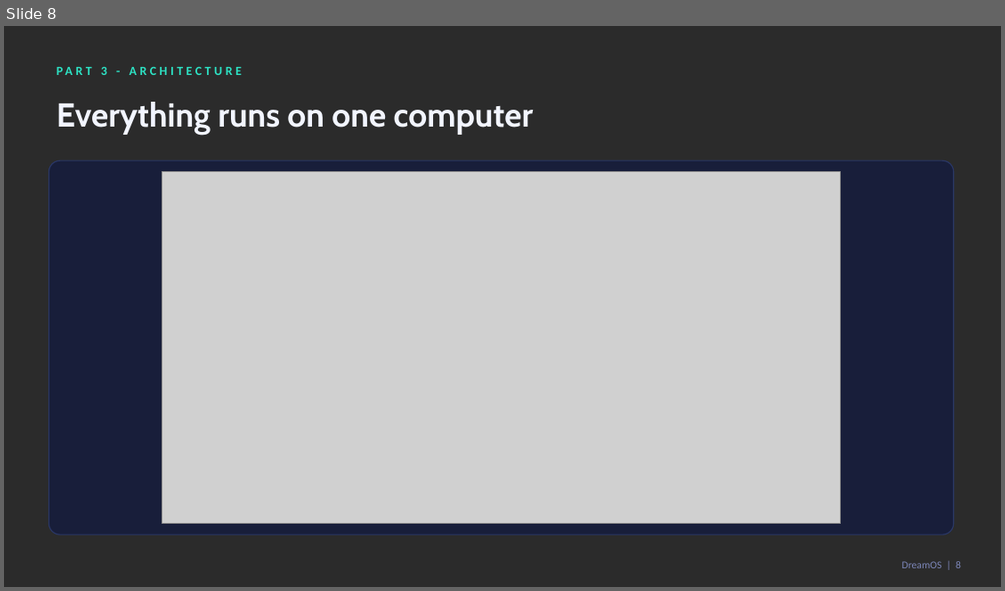
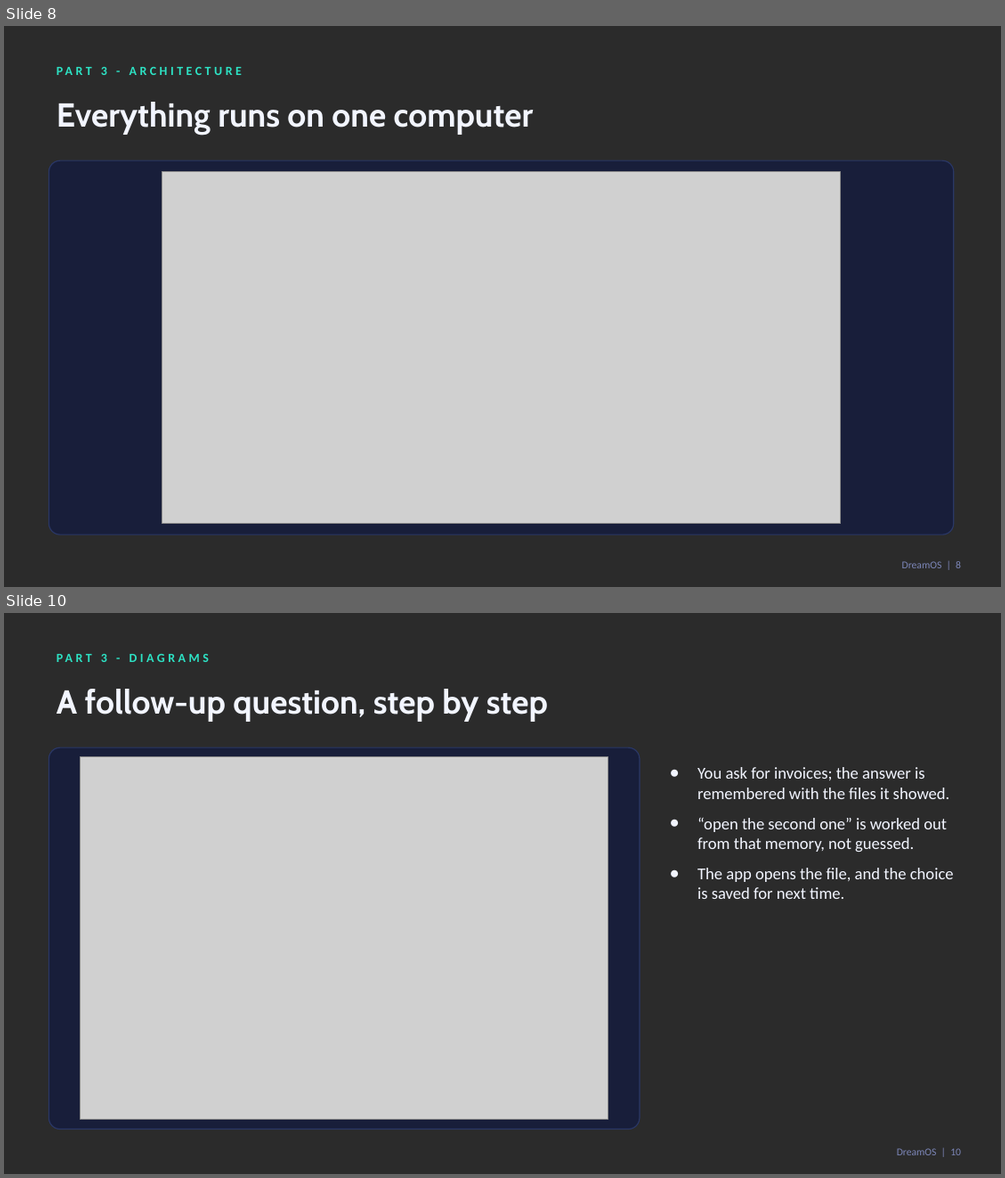
Before and after one commit to zaidwhy/dreamos-college-project, a slide deck: docs/deck/DreamOS-Final-Monitoring.pptx. Shown one above the other, each under a label of ours: slide 8 before the commit, slides 8 and 10 after it; the slides between them are not shown. The pictures are 1005x591 and 1005x1178 pixels, drawn with LibreOffice and Linux fonts; fonts in the diff are those of the drawing; grey boxes stand for pictures; background and template pictures are left out; a plain dark background stands for a picture behind light text. Boxes give left, top, right and bottom in pixels: in the first picture for what was removed or moved away, otherwise in the second. Text is boxed around its words. In the diff, an @@ line names an element or a change of style, - is before the commit and + after.

Commit message:
Deck: add flow, sequence, use-case and database diagrams from the design report
Restores the UML and flow diagrams from the previous deck in plain-language slides,
and corrects the cross-reference to the results slides.

```diff
--- a/docs/deck/DreamOS-Final-Monitoring.pptx
+++ b/docs/deck/DreamOS-Final-Monitoring.pptx
@@ slide 10 added at (4,613,1001,1174), background picture (left out) @@
@@ text added at (101,654,107,662), 12 pt, text #2DE2C4, bold @@
+PART 3 - DIAGRAMS
@@ text added at (57,689,548,722), 32 pt, text #F2F5FF, bold @@
+A follow-up question, step by step
@@ rounded rectangle added at (48,747,639,1129), fill #151C3D at 85% opacity, outline #2A3766 1 pt @@
@@ picture added at (81,756,607,1119) @@
@@ text added at (697,767,954,899), 16 pt, text #F2F5FF @@
+● You ask for invoices; the answer is remembered with the files it showed.
+● “open the second one” is worked out from that memory, not guessed.
+● The app opens the file, and the choice is saved for next time.
@@ text added at (897,1148,961,1155), 10 pt, text #7C86B8 @@
+DreamOS | 10
```
Also in this commit, not shown: 15 slides changed, 2 other slides added, 1 other file.
